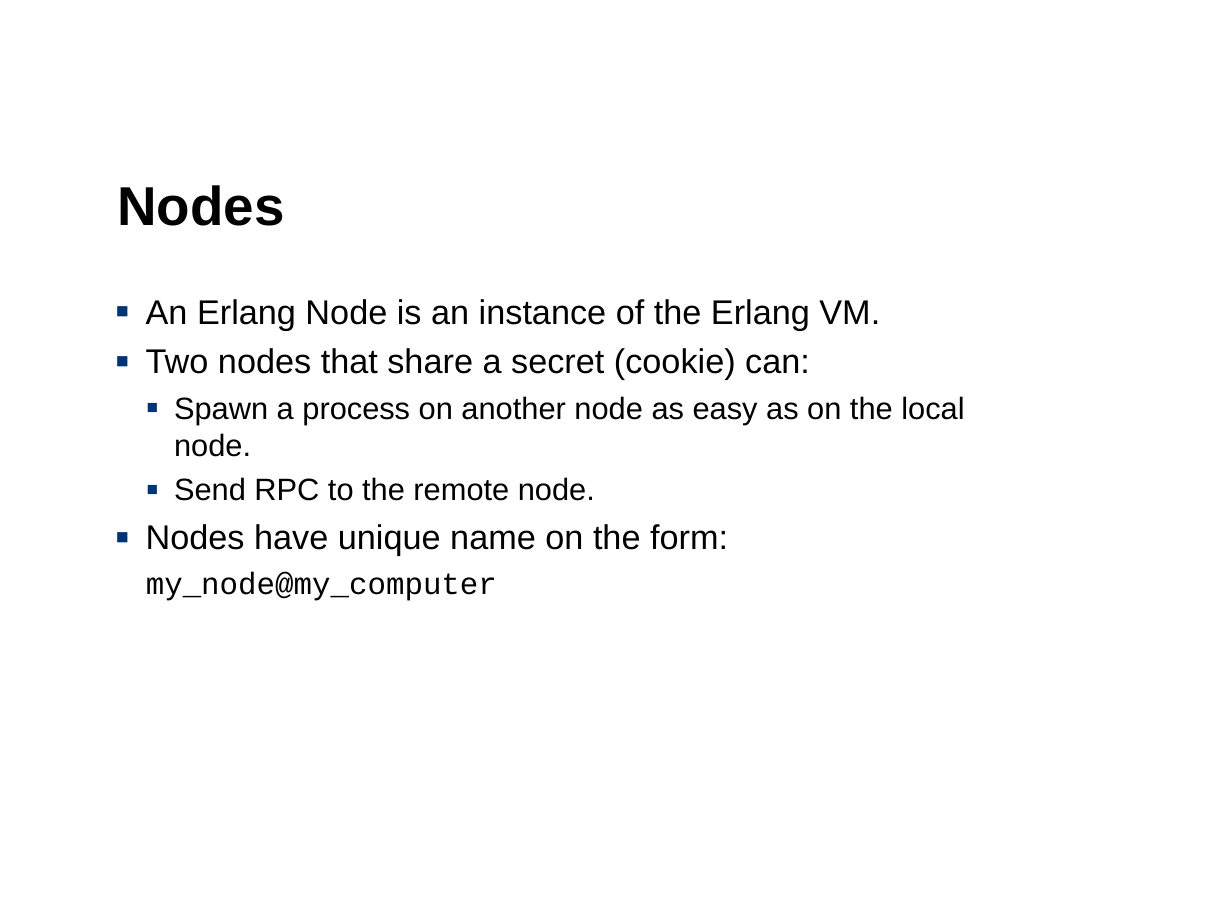
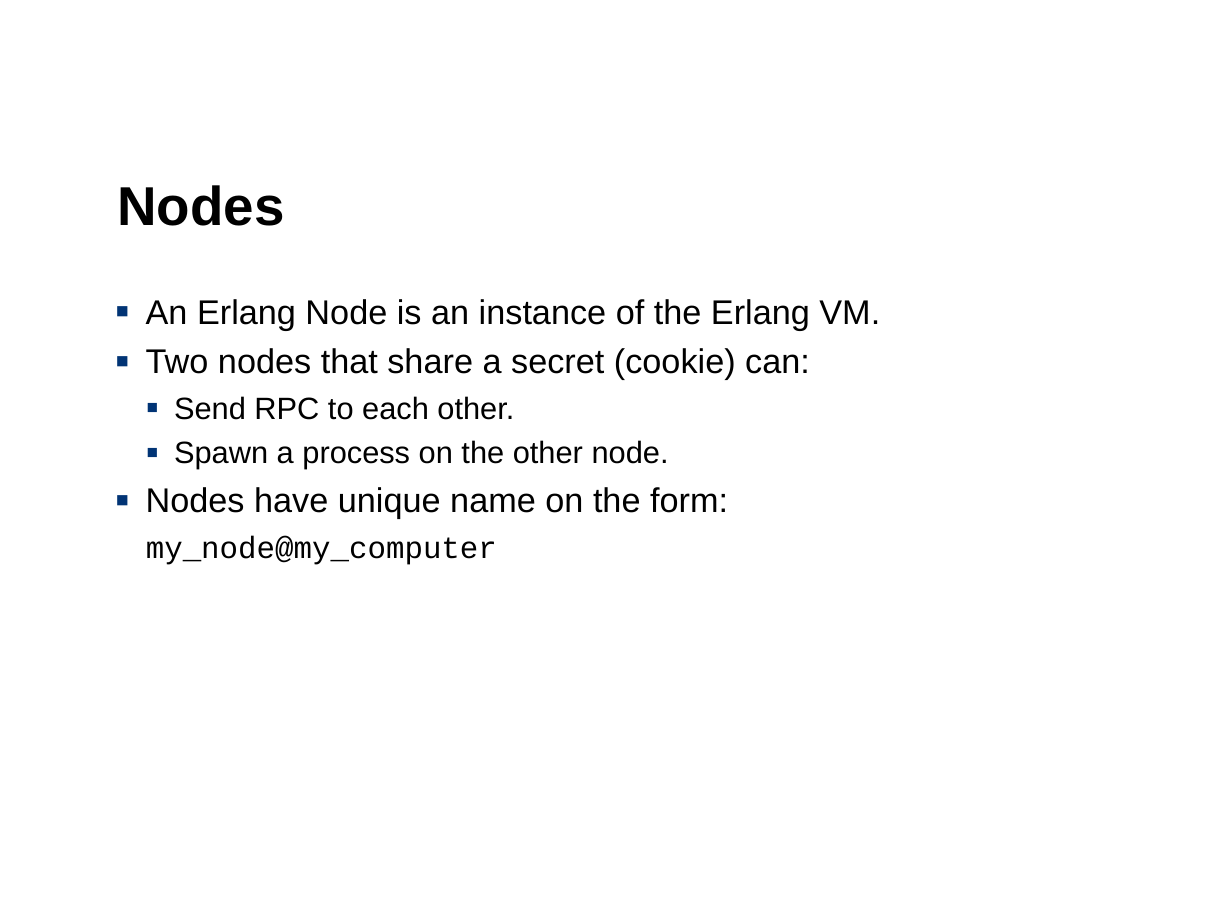
Before and after one commit to devmanner/devmanner, a slide deck: slide 27 of erlang/ErlangMulticore/Erlang.ppt (slide 26 before the commit). Drawn at 1232x924 pixels with LibreOffice and Linux fonts; fonts in the diff are those of the drawing; background and template pictures are left out. Boxes give left, top, right and bottom in pixels: in the first picture for what was removed or moved away, otherwise in the second. Text is boxed around its words. In the diff, an @@ line names an element or a change of style, - is before the commit and + after.

```diff
--- a/erlang/ErlangMulticore/Erlang.ppt
+++ b/erlang/ErlangMulticore/Erlang.ppt
@@ text at (x1=174, y1=396, x2=669, y2=469): text changed @@
-    ▪ Spawn a process on another node as easy as on the local node.
-    ▪ Send RPC to the remote node.
+    ▪ Send RPC to each other.
+    ▪ Spawn a process on the other node.
```
Also in this commit, not shown: 2 other slides changed, 2 slides added, 2 slides removed, 1 other file.
